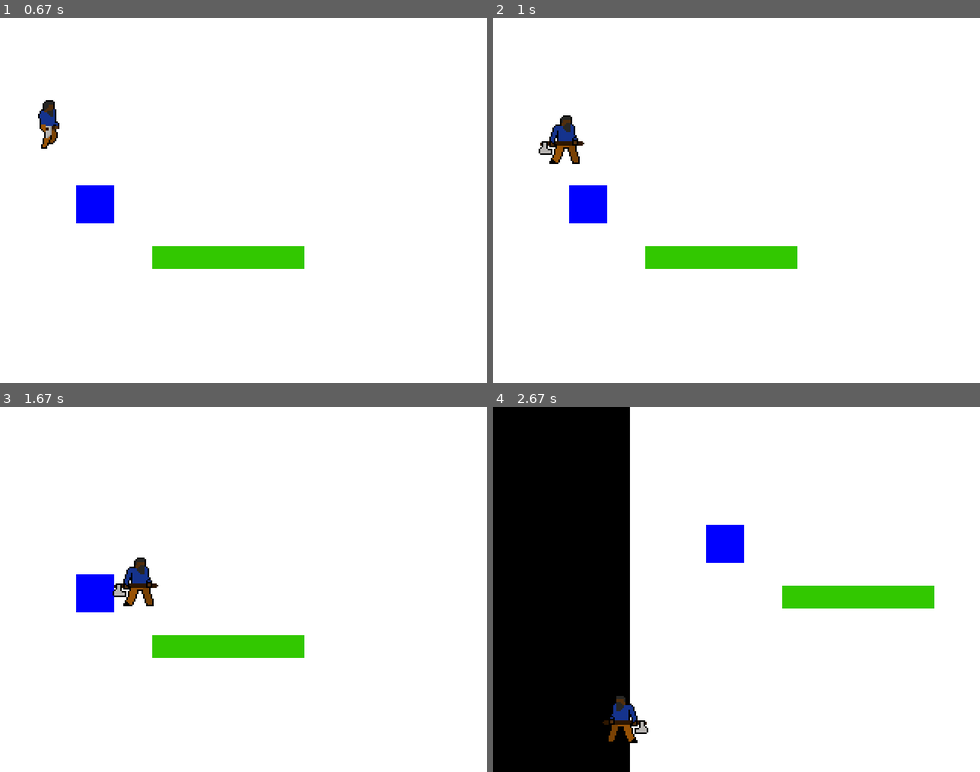
Above: before the commit, frames 1-4 (two rows, left to right).
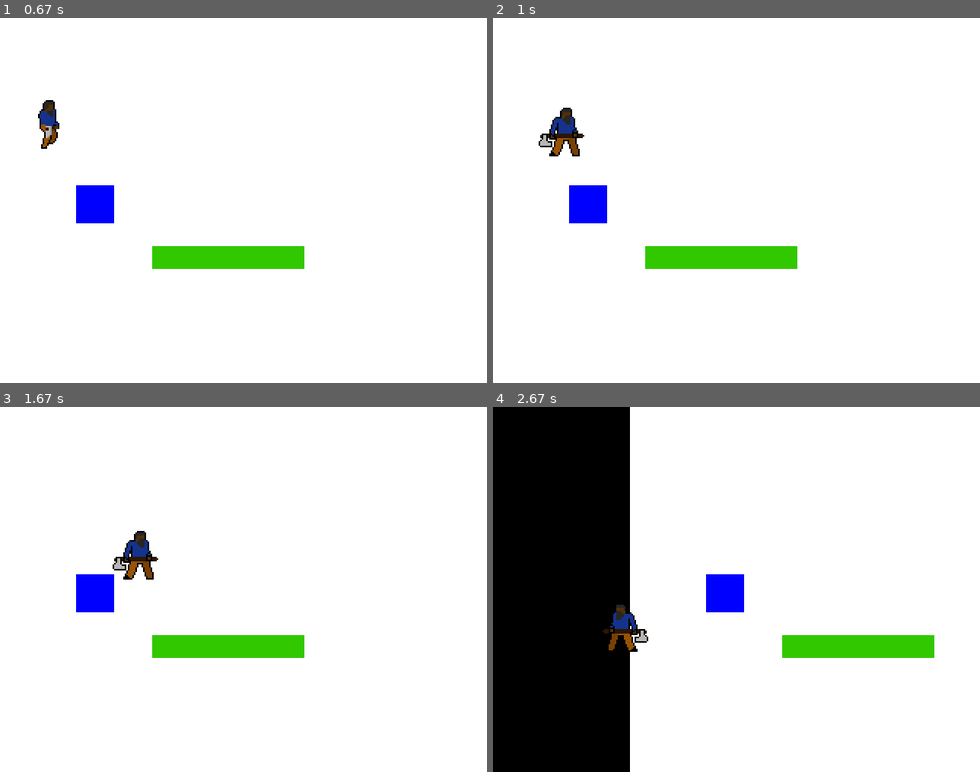
Above: after the commit, the same moments.

Repository: hclucao/my_fist_pygame
Game: pygame game, started from index.py
Same seed, same stepped clock (60 frames per second), same inputs: the game is played once before the commit and once after it.
Inputs:
- Up to frame 1 (0.67 s): hold D from 0.33 s (still down)
- Up to frame 2 (1 s): release D at 0.8 s; hold W from 0.83 s (still down)
- Up to frame 3 (1.67 s): release W at 1.13 s; hold D 1.17-1.63 s
- Up to frame 4 (2.67 s): hold A 1.67-2.2 s; hold A 2.23-2.63 s

Frame 1 is identical in both runs. In frame 2, 0.7% of the frame differs, in the area x 9-19%, y 24-40%; in frame 3, 1.1%; in frame 4, 6.6%, in the area x 22-91%, y 32-93%.

Commit message:
collider with block

Diff:
--- a/coliders.py
+++ b/coliders.py
@@ -11,3 +11,5 @@
 		if player.playerect.colliderect(word.tilerect):
 			player.gravity = False
 		else: player.gravity = True
+		if player.playerect.colliderect(word.blockrect):
+			player.gravity = False
--- a/word.py
+++ b/word.py
@@ -35,5 +35,6 @@
         self.tile.x += player.word_movement[0]; self.tile.y += player.word_movement[1]
         #coloca os valures em zero ao fim de cada loop para que as coisas não saia voando sem parar
         player.word_movement = [0, 0]
-        global tilerect
+        global tilerect, blockrect
+        blockrect = block
         tilerect = self.tile
